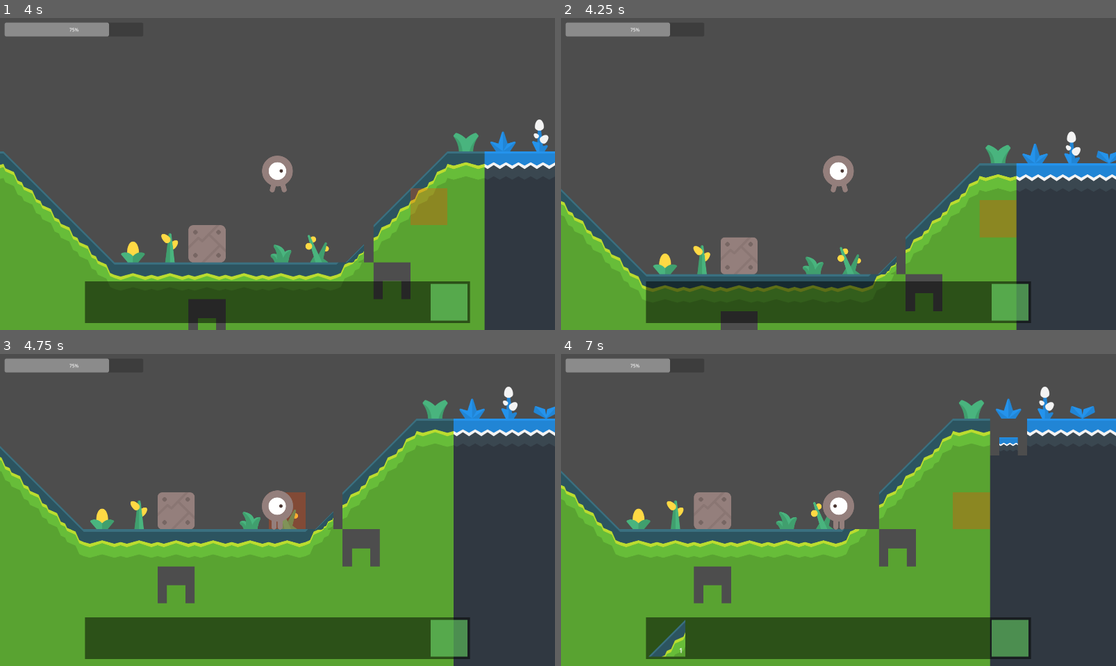
Above: before the commit, frames 1-4 (two rows, left to right).
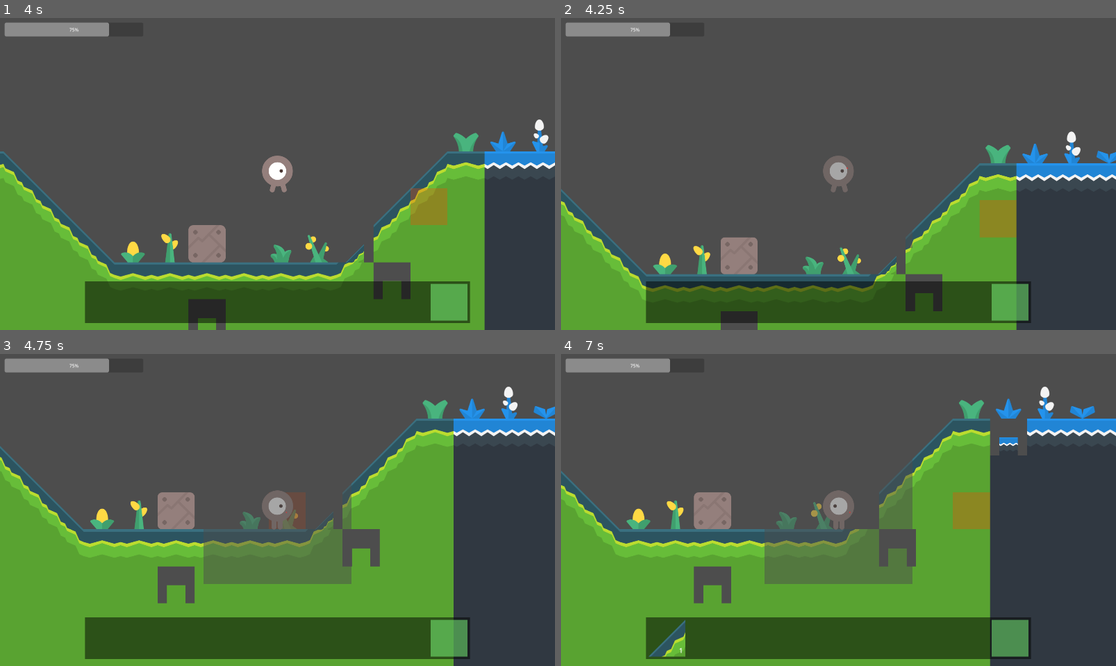
Above: after the commit, the same moments.

Repository: ichi-pg/godot-craft
Game: Godot game, scene res://main/main.tscn
Same seed, same stepped clock (60 frames per second), same inputs: the game is played once before the commit and once after it. The engine's default icon, where the game draws it, is replaced by a stand-in: a white triangle on a blue panel in a dark square.
Inputs (mouse positions are in pixels of both pictures, inside the frame that each line leads up to):
- Up to frame 1 (4 s): tap Enter at 0.5, 3.5 s; move the mouse to (399, 158) at 0.52 s; hold D (move_right) 0.53-1.25 s; click (399, 158) at 0.6 s; tap Space (jump) at 0.77, 2, 3.77 s; drag from (166, 189) to (277, 174) at 1.27 s; move the mouse to (333, 105) at 2.02 s; hold A (move_left) 2.03-2.75 s; hold Ctrl (drag_half) 2.03-2.75 s; click (333, 105) at 2.17 s; drag from (249, 236) to (111, 127) at 2.77 s; move the mouse to (444, 220) at 3.52 s; hold D (move_right) from 3.53 s (still down); hold Mouse wheel up (hotbar_up) from 3.53 s (still down); click (444, 220) at 3.67 s
- Up to frame 2 (4.25 s): keep holding D (move_right); keep holding Mouse wheel up (hotbar_up); tap M (open_mini_map, bound only after the commit) at 4.15 s
- Up to frame 3 (4.75 s): release D (move_right) at 4.25 s; release Mouse wheel up (hotbar_up) at 4.25 s; drag from (111, 463) to (277, 510) at 4.27 s
- Up to frame 4 (7 s): tap Space (jump) at 5, 6.77 s; move the mouse to (866, 510) at 5.02 s; hold D (move_right) 5.03-5.75 s; tap Q (use_posion) at 5.1 s; click (866, 510) at 5.17 s; drag from (755, 432) to (727, 525) at 5.77 s; tap Enter at 6.5 s; move the mouse to (960, 494) at 6.52 s; hold A (move_left) from 6.53 s (still down); tap Shift (dodge) at 6.6 s; click (960, 494) at 6.67 s

Frame 1 is identical in both runs. In frame 2, 0.5% of the frame differs, in the area x 47-64%, y 44-74%; in frame 3, 5.0%; in frame 4, 5.2%, in the area x 36-64%, y 33-74%.

Commit message:
Add player position on mini map

Diff:
--- a/level/level.gd
+++ b/level/level.gd
@@ -25,11 +25,13 @@
 
 
 func _on_player_moved(pos):
+	# HACK vs camera position. get_global_mouse_position is.
 	player_position = pos
 	update_target()
 
 
 func _input(event):
+	# TODO can't actions when player died
 	# NOTE Cursor control all block actions.
 	if not cursor.visible:
 		return
--- a/main/hud.gd
+++ b/main/hud.gd
@@ -7,6 +7,7 @@
 signal level_erased(tile_id, map_pos, world_pos)
 signal level_placed(tile_id)
 signal level_interacted(tile_data, map_pos)
+signal player_moved(pos)
 
 const Item = preload("res://item/item.tscn")
 
@@ -80,3 +81,7 @@
 
 func _on_level_erased(tile_id, map_pos, world_pos):
 	level_erased.emit(tile_id, map_pos, world_pos)
+
+
+func _on_player_moved(pos):
+	player_moved.emit(pos)
--- a/main/hud.tscn
+++ b/main/hud.tscn
@@ -1,10 +1,11 @@
-[gd_scene load_steps=6 format=3 uid="uid://d4d3qqthxg38a"]
+[gd_scene load_steps=7 format=3 uid="uid://d4d3qqthxg38a"]
 
 [ext_resource type="Script" path="res://main/hud.gd" id="1_0rmbr"]
 [ext_resource type="PackedScene" uid="uid://dplv5ybu5kawn" path="res://item/hotbar.tscn" id="2_87777"]
 [ext_resource type="PackedScene" uid="uid://lvfix7a3oquy" path="res://item/inventory.tscn" id="3_kjdmw"]
 [ext_resource type="Script" path="res://player/health.gd" id="4_dtne0"]
 [ext_resource type="PackedScene" uid="uid://b55yrhlj7w41m" path="res://item/chest.tscn" id="5_7jqsh"]
+[ext_resource type="PackedScene" uid="uid://b8cbwinp7fspc" path="res://main/mini_map.tscn" id="6_lplle"]
 
 [node name="HUD" type="CanvasLayer"]
 script = ExtResource("1_0rmbr")
@@ -28,9 +29,23 @@
 metadata/_edit_group_ = true
 metadata/_edit_use_anchors_ = true
 
+[node name="MiniMap" parent="." instance=ExtResource("6_lplle")]
+anchors_preset = 8
+anchor_left = 0.5
+anchor_top = 0.5
+anchor_right = 0.5
+anchor_bottom = 0.5
+offset_left = -256.0
+offset_top = -256.0
+offset_right = 256.0
+offset_bottom = 256.0
+grow_horizontal = 2
+grow_vertical = 2
+
 [connection signal="level_erased" from="." to="Chest" method="_on_level_erased"]
 [connection signal="level_interacted" from="." to="Chest" method="_on_level_interacted"]
 [connection signal="level_placed" from="." to="Hotbar" method="_on_level_placed"]
+[connection signal="player_moved" from="." to="MiniMap" method="_on_player_moved"]
 [connection signal="player_picked_up" from="." to="Hotbar" method="_on_player_picked_up"]
 [connection signal="item_pushed_out" from="Hotbar" to="Chest" method="_on_item_pushed_in"]
 [connection signal="mouse_entered" from="Hotbar" to="." method="_on_mouse_entered"]
--- a/main/main.gd
+++ b/main/main.gd
@@ -1,6 +1,5 @@
 extends Node
 
-# TODO chest
 # TODO craft
 # TODO equipment
 # TODO enchant
--- a/main/main.tscn
+++ b/main/main.tscn
@@ -14,6 +14,7 @@
 [connection signal="level_erased" from="World" to="HUD" method="_on_level_erased"]
 [connection signal="level_interacted" from="World" to="HUD" method="_on_level_interacted"]
 [connection signal="level_placed" from="World" to="HUD" method="_on_level_placed"]
+[connection signal="player_moved" from="World" to="HUD" method="_on_player_moved"]
 [connection signal="player_picked_up" from="World" to="HUD" method="_on_player_picked_up"]
 [connection signal="focused" from="HUD" to="World" method="_on_hud_focused"]
 [connection signal="hotbar_selected" from="HUD" to="World" method="_on_hotbar_selected"]
--- /dev/null
+++ b/main/mini_map.gd
@@ -0,0 +1,16 @@
+extends SubViewportContainer
+
+@onready var player_marker = $SubViewport/PlayerMarker
+
+
+func _ready():
+	visible = false
+
+
+func _input(event):
+	if event.is_action_pressed("open_mini_map"):
+		visible = not visible
+
+
+func _on_player_moved(pos):
+	player_marker.global_position = pos
--- /dev/null
+++ b/main/mini_map.tscn
@@ -0,0 +1,22 @@
+[gd_scene load_steps=2 format=3 uid="uid://b8cbwinp7fspc"]
+
+[ext_resource type="Script" path="res://main/mini_map.gd" id="1_2wws8"]
+
+[node name="MiniMap" type="SubViewportContainer"]
+modulate = Color(1, 1, 1, 0.501961)
+offset_right = 512.0
+offset_bottom = 512.0
+script = ExtResource("1_2wws8")
+metadata/_edit_group_ = true
+
+[node name="SubViewport" type="SubViewport" parent="."]
+handle_input_locally = false
+render_target_update_mode = 4
+
+[node name="PlayerMarker" type="ColorRect" parent="SubViewport"]
+offset_right = 40.0
+offset_bottom = 40.0
+color = Color(1, 0, 0, 1)
+
+[node name="Camera2D" type="Camera2D" parent="SubViewport"]
+zoom = Vector2(0.1, 0.1)
--- a/main/world.gd
+++ b/main/world.gd
@@ -6,6 +6,7 @@
 signal level_erased(tile_id, map_pos, world_pos)
 signal level_placed(tile_id)
 signal level_interacted(tile_data, map_pos)
+signal player_moved(pos)
 
 const Drop = preload("res://item/drop.tscn")
 
@@ -54,3 +55,7 @@
 
 func _on_level_interacted(tile_data, map_pos):
 	level_interacted.emit(tile_data, map_pos)
+
+
+func _on_player_moved(pos):
+	player_moved.emit(pos)
--- a/main/world.tscn
+++ b/main/world.tscn
@@ -21,6 +21,7 @@
 [connection signal="erased" from="Level" to="." method="_on_level_erased"]
 [connection signal="interacted" from="Level" to="." method="_on_level_interacted"]
 [connection signal="placed" from="Level" to="." method="_on_level_placed"]
+[connection signal="moved" from="Player" to="." method="_on_player_moved"]
 [connection signal="moved" from="Player" to="Level" method="_on_player_moved"]
 [connection signal="moved" from="Player" to="Camera" method="_on_player_moved"]
 [connection signal="picked_up" from="Player" to="." method="_on_player_picked_up"]
--- a/project.godot
+++ b/project.godot
@@ -166,6 +166,11 @@
 "events": [Object(InputEventMouseButton,"resource_local_to_scene":false,"resource_name":"","device":-1,"window_id":0,"a …(258 unchanged characters)…
 ]
 }
+open_mini_map={
+"deadzone": 0.5,
+"events": [Object(InputEventKey,"resource_local_to_scene":false,"resource_name":"","device":-1,"window_id":0,"alt_pressed":false,"shift_pressed":false,"ctrl_pressed":false,"meta_pressed":false,"pressed":false,"keycode":77,"physical_keycode":0,"key_label":0,"unicode":109,"echo":false,"script":null)
+]
+}
 
 [physics]
 
